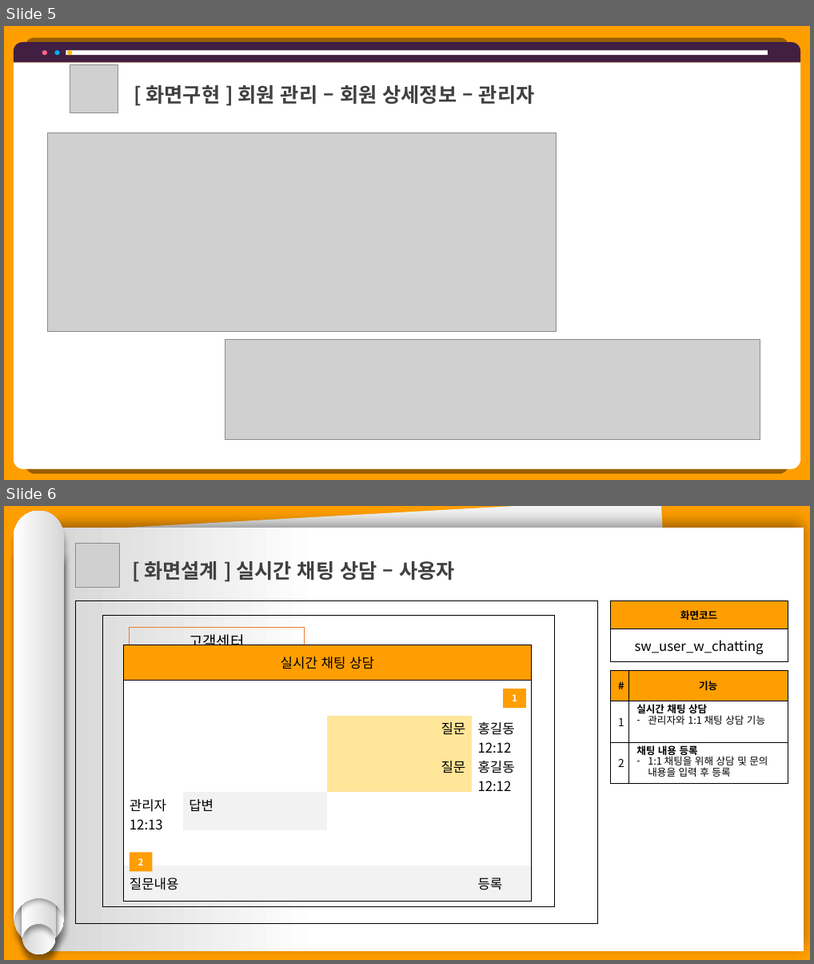
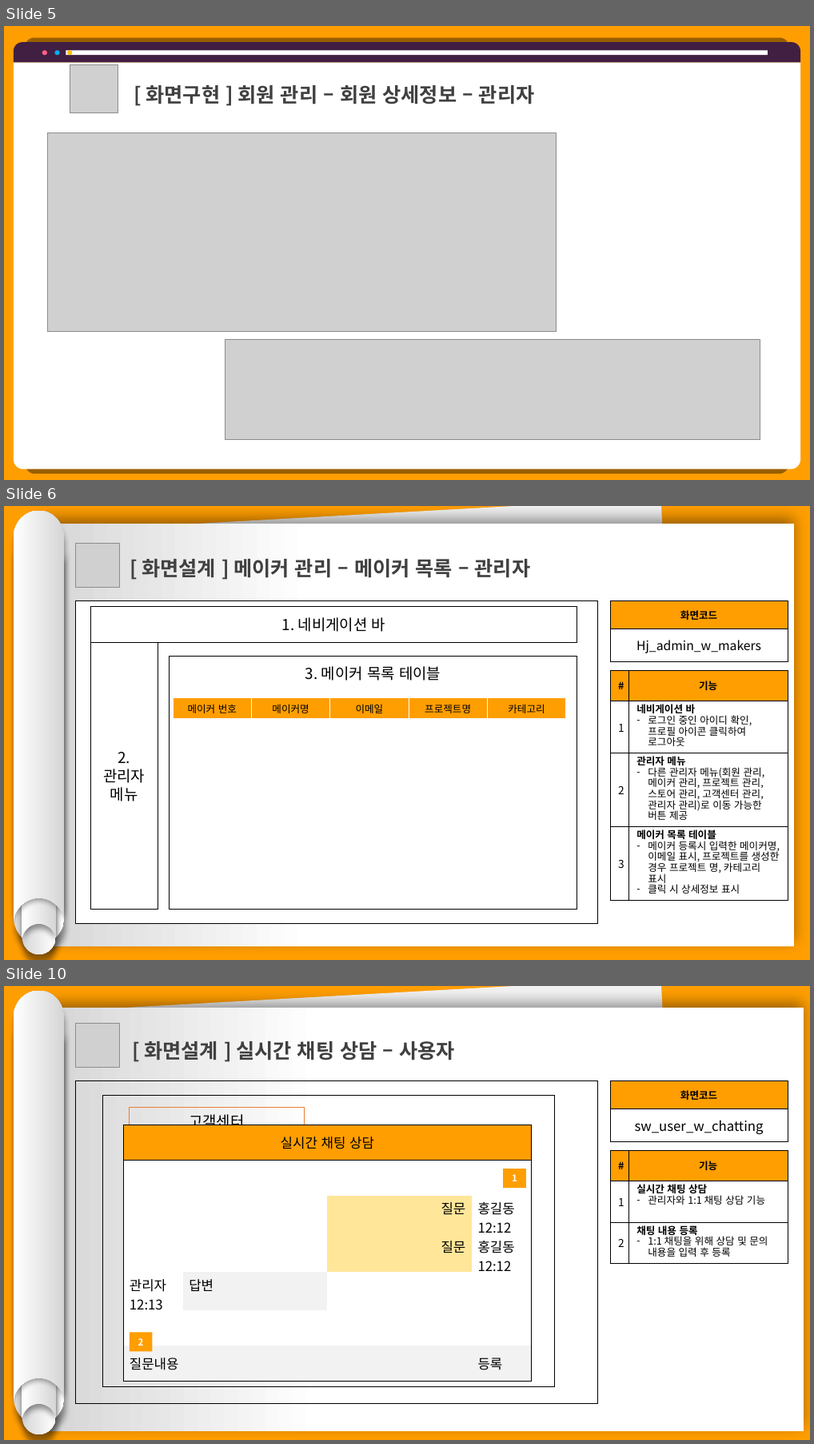
Before and after one commit to hhsw07/ezen-academy-projects, a slide deck: 0 발표용 파워포인트/0529 4차발표/0529 project06 - 파워포인트 - 송우.pptx. Shown one above the other, each under a label of ours: slides 5 and 6 before the commit, slides 5, 6 and 10 after it; the slides between them are not shown. The pictures are 814x964 and 814x1444 pixels, drawn with LibreOffice and Linux fonts; fonts in the diff are those of the drawing; grey boxes stand for pictures. Boxes give left, top, right and bottom in pixels: in the first picture for what was removed or moved away, otherwise in the second. Text is boxed around its words. In the diff, an @@ line names an element or a change of style, - is before the commit and + after.

```diff
--- a/0 발표용 파워포인트/0529 4차발표/0529 project06 - 파워포인트 - 송우.pptx
+++ b/0 발표용 파워포인트/0529 4차발표/0529 project06 - 파워포인트 - 송우.pptx
@@ slide 6 added at <box>4,506,810,960</box>, background #FF9E00 @@
@@ group added at <box>14,511,65,954</box>: 4 freeform shapes @@
@@ rectangle added at <box>39,524,795,947</box>, fill gradient #FFFFFF to #D7D7D7 @@
@@ rectangle added at <box>48,506,684,943</box>, fill #F2F2F2 @@
@@ picture added at <box>75,543,119,587</box> @@
@@ text added at <box>142,559,531,578</box>, 24 pt, text #404040, bold @@
+[ 화면설계 ] 메이커 관리 – 메이커 목록 – 관리자
@@ rectangle added at <box>75,601,598,924</box>, fill #FFFFFF, outline #000000 0.75 pt @@
@@ table added at <box>610,601,789,661</box>, 2 rows, 1 columns @@
+화면코드
+Hj_admin_w_makers
@@ rectangle added at <box>90,606,578,642</box>, outline #000000 1 pt, 18 pt, text #000000 @@
+1. 네비게이션 바
@@ rectangle added at <box>90,643,158,909</box>, outline #000000 1 pt, 18 pt, text #000000 @@
+2. 관리자
+메뉴
@@ rectangle added at <box>169,656,578,908</box>, outline #000000 1 pt, 18 pt, text #000000 @@
+3. 메이커 목록 테이블
@@ table added at <box>610,670,789,896</box>, 4 rows, 2 columns @@
+# | 기능
+1 | 네비게이션 바 / 로그인 중인 아이디 확인, 프로필 아이콘 클릭하여 로그아웃
+2 | 관리자 메뉴 / 다른 관리자 메뉴(회원 관리, 메이커 관리, 프로젝트 관리, 스토어 관리, 고객센터 관리, 관리자 관리)로 이동 가능한 버튼 제공
+3 | 메이커 목록 테이블 / 메이커 등록시 입력한 메이커명, 이메일 표시, 프로젝트를 생성한 경우 프로젝트 명, 카테고리 표시 / 클릭 시 상세정보 표시
@@ table added at <box>173,698,566,716</box>, 1 rows, 5 columns @@
+메이커 번호 | 메이커명 | 이메일 | 프로젝트명 | 카테고리
@@ what was slide 6 is now slide 10 @@
```
Also in this commit, not shown: 3 other slides added, 2 other files.
